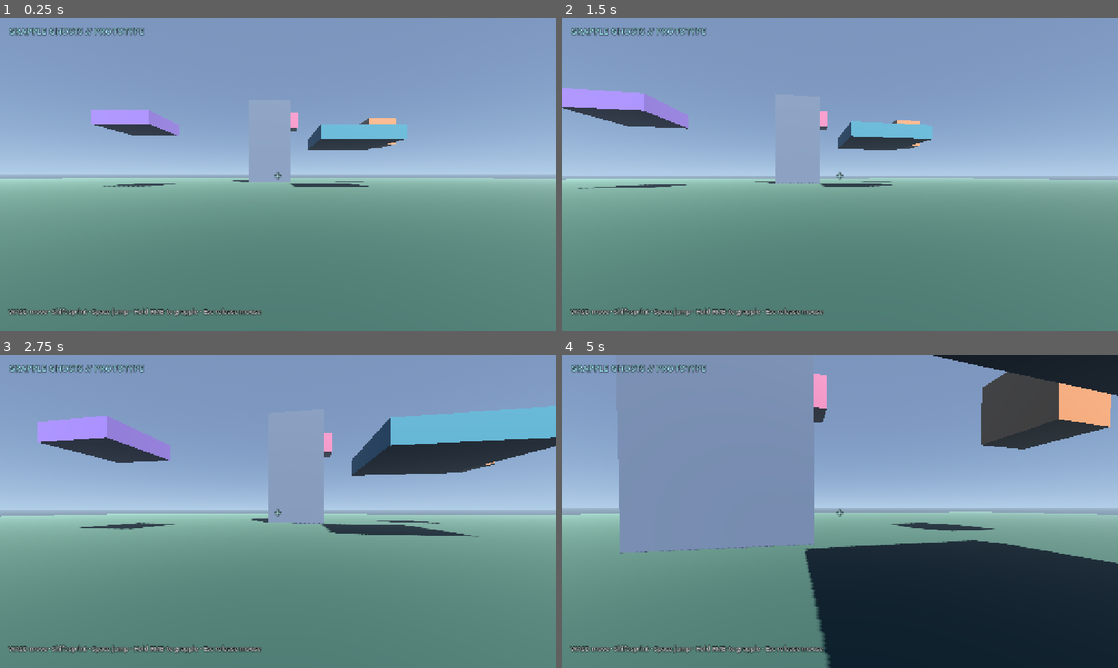
Above: before the commit, frames 1-4 (two rows, left to right).
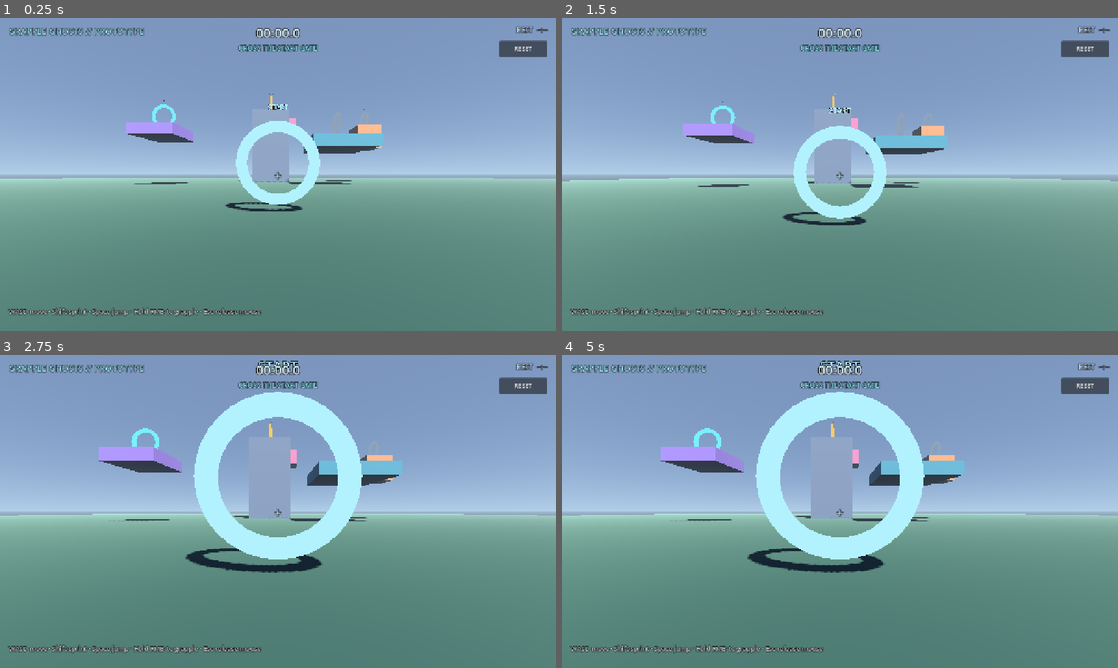
Above: after the commit, the same moments.

Repository: soda92/grapple-ghosts
Game: Godot game, scene res://scenes/main.tscn
The game is run twice, just before and just after one commit, with the same random seed, the same clock (stepped at 60 frames per second) and the same inputs.
Inputs (mouse positions are in pixels of both pictures, inside the frame that each line leads up to):
- Up to frame 1 (0.25 s): no input
- Up to frame 2 (1.5 s): click (1084, 49) at 0.5 s, where only the run after the commit has a clickable "RESET"; tap Enter at 1.25 s; move the mouse to (867, 174) at 1.27 s; hold W from 1.28 s (still down); tap R at 1.35 s; click (867, 174) at 1.42 s
- Up to frame 3 (2.75 s): keep holding W; tap Space at 1.52, 2.27 s; move the mouse to (250, 511) at 2.02 s; tap R at 2.1 s; click (250, 511) at 2.17 s
- Up to frame 4 (5 s): keep holding W; move the mouse to (851, 505) at 2.77 s; hold Shift 2.78-3.53 s; click (851, 505) at 2.92 s; tap R at 3.05, 3.6, 4.35 s; move the mouse to (834, 517) at 3.52 s; click (834, 517) at 3.67 s; tap Space at 3.77, 4.52 s; move the mouse to (878, 514) at 4.27 s; click (878, 514) at 4.42 s

The runs differ from the first frame. In frame 1, 5.5% of the frame differs, in the area x 16-99%, y 2-62%; in frame 2, 8.7%; in frame 3, 20%; in frame 4, 46%, in the area x 0-100%, y 0-100%.

Commit message:
feat: add the first ring course with timer and best time
- START gate begins the timer
- Three ordered rings (purple island, orange cube, teal slab) then the tower finish
- Active/completed/future ring colors and out-of-order feedback
- Live timer, saved best time and RESET / R restart
- Finish panel with time, best and retry
- Headless course smoke test and README course screenshot

Diff:
--- a/scenes/main.tscn
+++ b/scenes/main.tscn
@@ -1,8 +1,9 @@
-[gd_scene load_steps=32 format=3]
+[gd_scene load_steps=34 format=3]
 
 [ext_resource type="PackedScene" path="res://scenes/player.tscn" id="1_player"]
 [ext_resource type="Script" path="res://scripts/main.gd" id="2_main"]
 [ext_resource type="Script" path="res://scripts/touch_controls.gd" id="3_touch"]
+[ext_resource type="Script" path="res://scripts/course.gd" id="4_course"]
 
 [sub_resource type="ProceduralSkyMaterial" id="sky_mat"]
 sky_top_color = Color(0.14, 0.30, 0.58, 1)
@@ -84,6 +85,18 @@
 [sub_resource type="BoxShape3D" id="high_shape"]
 size = Vector3(5, 5, 5)
 
+[sub_resource type="StyleBoxFlat" id="finish_style"]
+bg_color = Color(0.04, 0.07, 0.10, 0.97)
+border_width_left = 2
+border_width_top = 2
+border_width_right = 2
+border_width_bottom = 2
+border_color = Color(0.40, 0.80, 0.95, 0.8)
+corner_radius_top_left = 10
+corner_radius_top_right = 10
+corner_radius_bottom_right = 10
+corner_radius_bottom_left = 10
+
 [node name="Main" type="Node3D"]
 script = ExtResource("2_main")
 
@@ -156,8 +169,11 @@
 [node name="Collision" type="CollisionShape3D" parent="High"]
 shape = SubResource("high_shape")
 
+[node name="Course" type="Node3D" parent="."]
+script = ExtResource("4_course")
+
 [node name="Player" parent="." instance=ExtResource("1_player")]
-transform = Transform3D(1, 0, 0, 0, 1, 0, 0, 0, 1, 0, 1, 12)
+transform = Transform3D(1, 0, 0, 0, 1, 0, 0, 0, 1, 0, 1, 18)
 
 [node name="UI" type="CanvasLayer" parent="."]
 
@@ -204,3 +220,121 @@
 theme_override_constants/outline_size = 5
 theme_override_font_sizes/font_size = 15
 text = "WASD move · Shift sprint · Space jump · Hold RMB to grapple · Esc release mouse"
+
+[node name="Timer" type="Label" parent="UI"]
+anchor_left = 0.5
+anchor_right = 0.5
+offset_left = -90.0
+offset_top = 12.0
+offset_right = 90.0
+offset_bottom = 54.0
+theme_override_colors/font_color = Color(0.92, 0.99, 1, 1)
+theme_override_colors/font_outline_color = Color(0, 0, 0, 0.85)
+theme_override_constants/outline_size = 7
+theme_override_font_sizes/font_size = 30
+text = "00:00.0"
+horizontal_alignment = 1
+
+[node name="Best" type="Label" parent="UI"]
+anchor_left = 1.0
+anchor_right = 1.0
+offset_left = -260.0
+offset_top = 16.0
+offset_right = -20.0
+offset_bottom = 42.0
+theme_override_colors/font_color = Color(0.80, 0.90, 0.98, 0.9)
+theme_override_colors/font_outline_color = Color(0, 0, 0, 0.8)
+theme_override_constants/outline_size = 5
+theme_override_font_sizes/font_size = 16
+text = "BEST  --:--"
+horizontal_alignment = 2
+
+[node name="Progress" type="Label" parent="UI"]
+anchor_left = 0.5
+anchor_right = 0.5
+offset_left = -250.0
+offset_top = 58.0
+offset_right = 250.0
+offset_bottom = 84.0
+theme_override_colors/font_color = Color(0.55, 0.95, 1, 0.95)
+theme_override_colors/font_outline_color = Color(0, 0, 0, 0.85)
+theme_override_constants/outline_size = 5
+theme_override_font_sizes/font_size = 16
+text = "CROSS THE START GATE"
+horizontal_alignment = 1
+
+[node name="Reset" type="Button" parent="UI"]
+anchor_left = 1.0
+anchor_right = 1.0
+offset_left = -130.0
+offset_top = 52.0
+offset_right = -20.0
+offset_bottom = 90.0
+focus_mode = 0
+theme_override_font_sizes/font_size = 14
+text = "RESET"
+
+[node name="Finish" type="Control" parent="UI"]
+visible = false
+anchor_right = 1.0
+anchor_bottom = 1.0
+mouse_filter = 0
+
+[node name="Dim" type="ColorRect" parent="UI/Finish"]
+anchor_right = 1.0
+anchor_bottom = 1.0
+color = Color(0, 0, 0, 0.62)
+
+[node name="Panel" type="PanelContainer" parent="UI/Finish"]
+anchor_left = 0.5
+anchor_top = 0.5
+anchor_right = 0.5
+anchor_bottom = 0.5
+offset_left = -220.0
+offset_top = -150.0
+offset_right = 220.0
+offset_bottom = 150.0
+theme_override_styles/panel = SubResource("finish_style")
+
+[node name="Margin" type="MarginContainer" parent="UI/Finish/Panel"]
+theme_override_constants/margin_left = 26
+theme_override_constants/margin_top = 22
+theme_override_constants/margin_right = 26
+theme_override_constants/margin_bottom = 22
+
+[node name="VBox" type="VBoxContainer" parent="UI/Finish/Panel/Margin"]
+theme_override_constants/separation = 12
+alignment = 1
+
+[node name="Title" type="Label" parent="UI/Finish/Panel/Margin/VBox"]
+theme_override_colors/font_color = Color(0.6, 0.98, 1, 1)
+theme_override_colors/font_outline_color = Color(0, 0, 0, 0.9)
+theme_override_constants/outline_size = 7
+theme_override_font_sizes/font_size = 36
+text = "FINISH"
+horizontal_alignment = 1
+
+[node name="Time" type="Label" parent="UI/Finish/Panel/Margin/VBox"]
+theme_override_colors/font_color = Color(1, 1, 1, 1)
+theme_override_font_sizes/font_size = 22
+text = "TIME   --:--"
+horizontal_alignment = 1
+
+[node name="Best" type="Label" parent="UI/Finish/Panel/Margin/VBox"]
+theme_override_colors/font_color = Color(0.78, 0.88, 0.96, 0.95)
+theme_override_font_sizes/font_size = 16
+text = "BEST   --:--"
+horizontal_alignment = 1
+
+[node name="New" type="Label" parent="UI/Finish/Panel/Margin/VBox"]
+visible = false
+theme_override_colors/font_color = Color(1, 0.82, 0.30, 1)
+theme_override_font_sizes/font_size = 16
+text = "NEW BEST!"
+horizontal_alignment = 1
+
+[node name="Retry" type="Button" parent="UI/Finish/Panel/Margin/VBox"]
+custom_minimum_size = Vector2(0, 48)
+focus_mode = 0
+theme_override_font_sizes/font_size = 20
+text = "RETRY"
--- /dev/null
+++ b/scripts/course.gd
@@ -0,0 +1,217 @@
+extends Node3D
+## 60-second course: cross the start gate, touch three rings in order, finish on the tower.
+
+const START_POS := Vector3(0.0, 2.6, 8.0)
+const RINGS := [
+	{"pos": Vector3(-22.0, 13.2, -18.0), "yaw": 0.0, "label": "1"},
+	{"pos": Vector3(24.0, 17.0, -34.0), "yaw": PI * 0.5, "label": "2"},
+	{"pos": Vector3(12.0, 12.4, -20.0), "yaw": PI * 0.5, "label": "3"},
+]
+const FINISH_POS := Vector3(-2.0, 23.2, -38.0)
+const CONFIG_PATH := "user://grapple_ghosts.cfg"
+
+var player: Node3D
+var ui: CanvasLayer
+var timer_label: Label
+var best_label: Label
+var progress_label: Label
+var finish_panel: Control
+var finish_time: Label
+var finish_best: Label
+var finish_new: Label
+var touch_controls: Control
+
+var rings: Array[Area3D] = []
+var ring_mats: Array[StandardMaterial3D] = []
+var ring_labels: Array[Label3D] = []
+
+var next_index := 0
+var running := false
+var finished := false
+var time := 0.0
+var best := 0.0
+
+
+func _ready() -> void:
+	_load_best()
+	_build_course()
+
+
+func setup(p: Node3D, u: CanvasLayer) -> void:
+	player = p
+	ui = u
+	timer_label = ui.get_node("Timer")
+	best_label = ui.get_node("Best")
+	progress_label = ui.get_node("Progress")
+	finish_panel = ui.get_node("Finish")
+	finish_time = finish_panel.get_node("Panel/Margin/VBox/Time")
+	finish_best = finish_panel.get_node("Panel/Margin/VBox/Best")
+	finish_new = finish_panel.get_node("Panel/Margin/VBox/New")
+	touch_controls = ui.get_node("TouchControls")
+	timer_label.text = _fmt(0.0)
+	progress_label.text = "CROSS THE START GATE"
+	_update_best_label()
+	_refresh_rings()
+
+
+func _process(delta: float) -> void:
+	if running and not finished:
+		time += delta
+		if timer_label != null:
+			timer_label.text = _fmt(time)
+
+
+func _build_course() -> void:
+	_make_gate(START_POS, 0.0, "START", Color(0.70, 0.95, 1.0), -1)
+	for i in range(RINGS.size()):
+		var d: Dictionary = RINGS[i]
+		_make_gate(d["pos"], d["yaw"], d["label"], Color(0.45, 0.95, 1.0), i)
+	_make_gate(FINISH_POS, PI * 0.5, "FINISH", Color(1.0, 0.80, 0.30), -2)
+
+
+func _make_gate(pos: Vector3, yaw: float, txt: String, color: Color, index: int) -> void:
+	var area := Area3D.new()
+	area.position = pos
+	area.rotation.y = yaw
+	area.collision_layer = 0
+	area.collision_mask = 1
+	area.monitoring = true
+	add_child(area)
+
+	var shape := CollisionShape3D.new()
+	var sphere := SphereShape3D.new()
+	sphere.radius = 2.6
+	shape.shape = sphere
+	area.add_child(shape)
+
+	var mesh := MeshInstance3D.new()
+	var torus := TorusMesh.new()
+	torus.inner_radius = 1.65
+	torus.outer_radius = 2.25
+	torus.rings = 32
+	torus.ring_segments = 16
+	mesh.mesh = torus
+	mesh.rotation.x = PI * 0.5
+	var mat := StandardMaterial3D.new()
+	mat.shading_mode = BaseMaterial3D.SHADING_MODE_UNSHADED
+	mat.albedo_color = color
+	mat.emission_enabled = true
+	mat.emission = color
+	mat.emission_energy_multiplier = 2.0
+	mesh.material_override = mat
+	area.add_child(mesh)
+
+	var label := Label3D.new()
+	label.text = txt
+	label.position = Vector3(0.0, 3.0, 0.0)
+	label.font_size = 72
+	label.outline_size = 12
+	label.billboard = BaseMaterial3D.BILLBOARD_ENABLED
+	label.modulate = color
+	area.add_child(label)
+
+	area.body_entered.connect(_on_gate.bind(index))
+
+	if index >= 0:
+		rings.append(area)
+		ring_mats.append(mat)
+		ring_labels.append(label)
+
+
+func _on_gate(body: Node, index: int) -> void:
+	if player == null or body != player:
+		return
+
+	if index == -1:
+		if running or finished:
+			return
+		running = true
+		time = 0.0
+		next_index = 0
+		progress_label.text = "RING 1 / %d" % rings.size()
+		_refresh_rings()
+	elif index == -2:
+		if not running or finished:
+			return
+		if next_index < rings.size():
+			progress_label.text = "RING %d FIRST" % (next_index + 1)
+			return
+		_finish()
+	else:
+		if not running or finished:
+			return
+		if index < next_index:
+			return
+		if index > next_index:
+			progress_label.text = "RING %d FIRST" % (next_index + 1)
+			return
+		next_index += 1
+		if next_index >= rings.size():
+			progress_label.text = "REACH THE FINISH"
+		else:
+			progress_label.text = "RING %d / %d" % [next_index + 1, rings.size()]
+		_refresh_rings()
+
+
+func _refresh_rings() -> void:
+	for i in range(rings.size()):
+		var c: Color
+		if i < next_index:
+			c = Color(0.35, 1.0, 0.55)
+		elif i == next_index:
+			c = Color(0.45, 0.95, 1.0)
+		else:
+			c = Color(0.55, 0.62, 0.70)
+		ring_mats[i].albedo_color = c
+		ring_mats[i].emission = c
+		ring_labels[i].modulate = c
+
+
+func _finish() -> void:
+	finished = true
+	running = false
+	timer_label.text = _fmt(time)
+
+	var new_best := best <= 0.0 or time < best
+	if new_best:
+		best = time
+		_save_best()
+		_update_best_label()
+	finish_new.visible = new_best
+
+	finish_time.text = "TIME   " + _fmt(time)
+	finish_best.text = "BEST   " + _fmt(best)
+	progress_label.text = "FINISH"
+	finish_panel.visible = true
+
+	if player != null:
+		player.set_physics_process(false)
+	if touch_controls != null:
+		touch_controls.visible = false
+		touch_controls.set_process_input(false)
+	Input.mouse_mode = Input.MOUSE_MODE_VISIBLE
+
+
+func _update_best_label() -> void:
+	if best_label == null:
+		return
+	best_label.text = "BEST  " + (_fmt(best) if best > 0.0 else "--:--")
+
+
+func _fmt(t: float) -> String:
+	var m := int(t) / 60
+	var s := t - m * 60.0
+	return "%02d:%04.1f" % [m, s]
+
+
+func _load_best() -> void:
+	var cfg := ConfigFile.new()
+	if cfg.load(CONFIG_PATH) == OK:
+		best = float(cfg.get_value("course", "best", 0.0))
+
+
+func _save_best() -> void:
+	var cfg := ConfigFile.new()
+	cfg.load(CONFIG_PATH)
+	cfg.set_value("course", "best", best)
+	cfg.save(CONFIG_PATH)
--- a/scripts/main.gd
+++ b/scripts/main.gd
@@ -1,8 +1,21 @@
 extends Node3D
-## Wires the mobile controls and swaps the hint text per platform.
+## Wires the course, UI and platform-specific hints.
 
 func _ready() -> void:
 	var touch := $UI/TouchControls
 	touch.setup($Player)
+	$Course.setup($Player, $UI)
+	$UI/Reset.pressed.connect(_retry)
+	$UI/Finish/Panel/Margin/VBox/Retry.pressed.connect(_retry)
 	if OS.has_feature("mobile"):
 		$UI/Hint.text = "Left stick move · drag right to look · hold GRAPPLE to swing · JUMP"
+
+
+func _retry() -> void:
+	get_tree().reload_current_scene()
+
+
+func _unhandled_input(event: InputEvent) -> void:
+	if event is InputEventKey and event.pressed and not event.echo \
+			and event.keycode == KEY_R:
+		_retry()
--- /dev/null
+++ b/tests/course_smoke.gd
@@ -0,0 +1,37 @@
+extends SceneTree
+## Headless smoke test for the course state machine.
+
+func _init() -> void:
+	call_deferred("_run")
+
+
+func _run() -> void:
+	var scene = load("res://scenes/main.tscn").instantiate()
+	root.add_child(scene)
+	await process_frame
+
+	var course = scene.get_node("Course")
+	var player = scene.get_node("Player")
+	var progress: Label = scene.get_node("UI/Progress")
+
+	course._on_gate(player, -1)
+	print("start: running=%s progress=%s" % [course.running, progress.text])
+
+	course._on_gate(player, 1)
+	print("out-of-order: progress=%s next=%d" % [progress.text, course.next_index])
+
+	for i in range(3):
+		course._on_gate(player, i)
+		print("ring %d: next=%d progress=%s" % [i, course.next_index, progress.text])
+
+	course.time = 42.3
+	course._on_gate(player, -2)
+	await process_frame
+	print("finish: finished=%s time=%.1f best=%.1f" % [course.finished, course.time, course.best])
+	print("panel=%s timer=%s" % [
+		scene.get_node("UI/Finish").visible,
+		scene.get_node("UI/Finish/Panel/Margin/VBox/Time").text,
+	])
+
+	DirAccess.remove_absolute(ProjectSettings.globalize_path("user://grapple_ghosts.cfg"))
+	quit()
Binary file added: docs/course.png
Not shown, added: docs/course.png.import
Not shown, added: docs/prototype.png.import
Not shown, added: scripts/course.gd.uid
Not shown, added: tests/course_smoke.gd.uid
